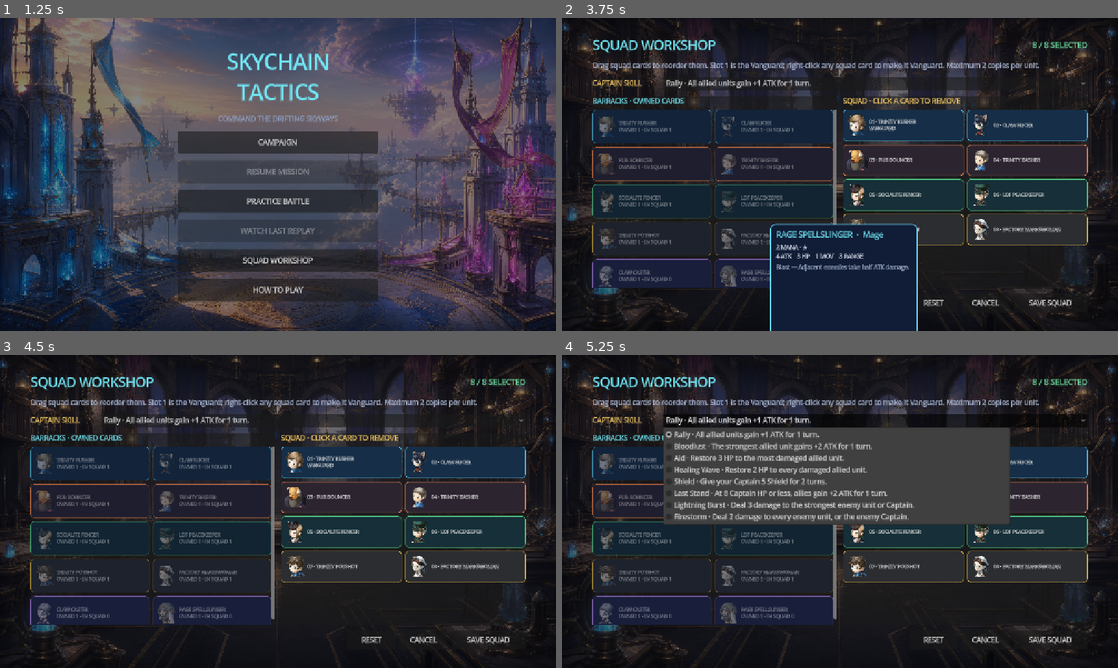
Above: before the commit, frames 1-4 (two rows, left to right).
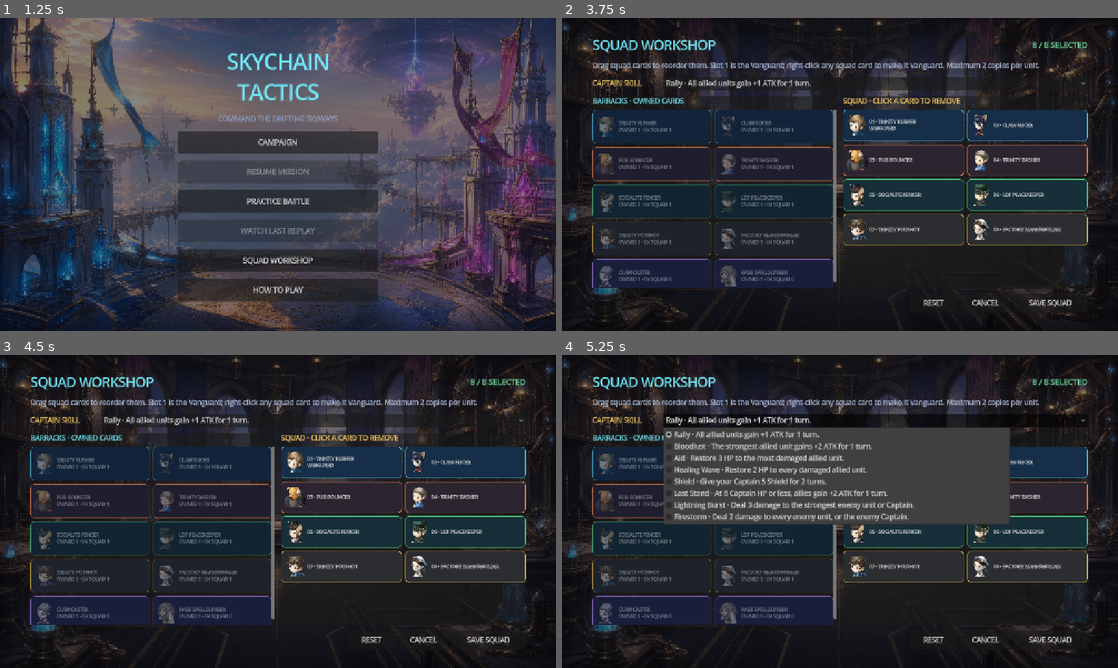
Above: after the commit, the same moments.

Repository: prldd/HeavenStrike
Game: Godot game, scene res://main.tscn
The game is run twice, just before and just after one commit, with the same random seed, the same clock (stepped at 60 frames per second) and the same inputs.
Inputs (mouse positions are in pixels of both pictures, inside the frame that each line leads up to):
- Up to frame 1 (1.25 s): click (539, 33) at 0.5 s, where only the run after the commit has a clickable "⚙"
- Up to frame 2 (3.75 s): click (856, 268) at 1.25 s, where only the run before the commit has a clickable "ANIM ON"; click (901, 268) at 2 s, where only the run before the commit has a clickable "MOTION FULL"; click (940, 268) at 2.75 s, where only the run before the commit has a clickable "LOG"; click "SPEED 1×" at 3.5 s
- Up to frame 3 (4.5 s): click "SQUAD" at 4.25 s
- Up to frame 4 (5.25 s): click "Rally · All allied units gain…" at 5 s

Frame 1 is identical in both runs. In frame 2, 7.4% of the frame differs, in the area x 37-64%, y 65-100%; in frame 3, less than 0.1%; in frame 4, less than 0.1%.

Commit message:
Added a settings gear to the upper-right header containing: Sound Animation Motion Combat Log How to Play These controls were removed from the gameplay action bar and remain accessible during battles and replays

Diff:
--- a/scripts/main.gd
+++ b/scripts/main.gd
@@ -66,6 +66,8 @@
 var audio_button: Button
 var animation_button: Button
 var motion_button: Button
+var settings_button: Button
+var settings_panel: PanelContainer
 var battle_audio: BattleAudio
 var battle_simulator: BattleSimulator
 var combat_log_panel: PanelContainer
@@ -198,9 +200,17 @@
 	turn_label.add_theme_font_size_override("font_size", 18)
 	header.add_child(turn_label)
 
-	var header_balance := Control.new()
+	var header_balance := HBoxContainer.new()
 	header_balance.custom_minimum_size.x = 170
+	header_balance.alignment = BoxContainer.ALIGNMENT_END
 	header.add_child(header_balance)
+	settings_button = Button.new()
+	settings_button.text = "⚙"
+	settings_button.tooltip_text = "Settings"
+	settings_button.custom_minimum_size = Vector2(46, 42)
+	settings_button.add_theme_font_size_override("font_size", 22)
+	settings_button.pressed.connect(_toggle_settings)
+	header_balance.add_child(settings_button)
 
 	board = BoardViewScript.new()
 	board.custom_minimum_size = Vector2(0, 370)
@@ -246,41 +256,6 @@
 	speed_button.pressed.connect(_cycle_resolution_speed)
 	action_row.add_child(speed_button)
 
-	audio_button = Button.new()
-	audio_button.text = "SOUND 100%"
-	audio_button.tooltip_text = "Cycle battle audio volume or mute it."
-	audio_button.custom_minimum_size.x = 96
-	audio_button.pressed.connect(_cycle_audio)
-	action_row.add_child(audio_button)
-
-	animation_button = Button.new()
-	animation_button.text = "ANIM ON"
-	animation_button.tooltip_text = "Skip or restore battle animations."
-	animation_button.custom_minimum_size.x = 76
-	animation_button.pressed.connect(_toggle_animation_skip)
-	action_row.add_child(animation_button)
-
-	motion_button = Button.new()
-	motion_button.text = "MOTION FULL"
-	motion_button.tooltip_text = "Reduce lunges, shake, and animation duration."
-	motion_button.custom_minimum_size.x = 102
-	motion_button.pressed.connect(_toggle_reduced_motion)
-	action_row.add_child(motion_button)
-
-	var log_button := Button.new()
-	log_button.text = "LOG"
-	log_button.tooltip_text = "Show or hide the combat action log."
-	log_button.custom_minimum_size.x = 54
-	log_button.pressed.connect(_toggle_combat_log)
-	action_row.add_child(log_button)
-
-	var help_button := Button.new()
-	help_button.text = "?"
-	help_button.tooltip_text = "How to play"
-	help_button.custom_minimum_size.x = 42
-	help_button.pressed.connect(_open_tutorial)
-	action_row.add_child(help_button)
-
 	var squad_button := Button.new()
 	squad_button.text = "SQUAD"
 	squad_button.tooltip_text = "Choose the 8 units in your battle squad."
@@ -307,6 +282,7 @@
 	root.add_child(hand_row)
 
 	_build_combat_log()
+	_build_settings_menu()
 	_build_overlay()
 	_build_tutorial()
 	_build_squad_builder()
@@ -315,6 +291,63 @@
 	_build_hover_card()
 	_build_replay_controls()
 	_build_replay_squad_overlay()
+
+func _build_settings_menu() -> void:
+	settings_panel = PanelContainer.new()
+	settings_panel.set_anchor(SIDE_LEFT, 1.0)
+	settings_panel.set_anchor(SIDE_RIGHT, 1.0)
+	settings_panel.offset_left = -238
+	settings_panel.offset_right = -18
+	settings_panel.offset_top = 64
+	settings_panel.offset_bottom = 326
+	settings_panel.z_index = 90
+	settings_panel.visible = false
+	add_child(settings_panel)
+
+	var layout := VBoxContainer.new()
+	layout.add_theme_constant_override("separation", 8)
+	settings_panel.add_child(layout)
+	var title := Label.new()
+	title.text = "SETTINGS"
+	title.horizontal_alignment = HORIZONTAL_ALIGNMENT_CENTER
+	title.add_theme_color_override("font_color", Color("#71e6f5"))
+	layout.add_child(title)
+
+	audio_button = _settings_action("SOUND 100%", "Cycle battle audio volume or mute it.")
+	audio_button.pressed.connect(_cycle_audio)
+	layout.add_child(audio_button)
+	animation_button = _settings_action("ANIM ON", "Skip or restore battle animations.")
+	animation_button.pressed.connect(_toggle_animation_skip)
+	layout.add_child(animation_button)
+	motion_button = _settings_action(
+		"MOTION FULL", "Reduce lunges, shake, and animation duration."
+	)
+	motion_button.pressed.connect(_toggle_reduced_motion)
+	layout.add_child(motion_button)
+	var log_button := _settings_action("COMBAT LOG", "Show or hide the combat action log.")
+	log_button.pressed.connect(_open_combat_log_from_settings)
+	layout.add_child(log_button)
+	var help_button := _settings_action("HOW TO PLAY", "Open the field briefing.")
+	help_button.pressed.connect(_open_tutorial_from_settings)
+	layout.add_child(help_button)
+
+func _settings_action(label: String, tooltip: String) -> Button:
+	var button := Button.new()
+	button.text = label
+	button.tooltip_text = tooltip
+	button.custom_minimum_size.y = 38
+	return button
+
+func _toggle_settings() -> void:
+	settings_panel.visible = not settings_panel.visible
+
+func _open_combat_log_from_settings() -> void:
+	settings_panel.visible = false
+	_toggle_combat_log()
+
+func _open_tutorial_from_settings() -> void:
+	settings_panel.visible = false
+	_open_tutorial()
 
 func _build_combat_log() -> void:
 	combat_log_panel = PanelContainer.new()
@@ -1225,6 +1258,8 @@
 func _show_main_menu() -> void:
 	if get_tree().paused:
 		get_tree().paused = false
+	if settings_panel != null:
+		settings_panel.visible = false
 	replay_mode = false
 	replay_playing = false
 	if replay_panel != null:
@@ -1263,6 +1298,7 @@
 	_rebuild_mission_list()
 
 func _open_last_replay() -> void:
+	settings_panel.visible = false
 	replay_history = BattleSimulatorScript.load_replay_history(REPLAY_HISTORY_PATH)
 	if replay_history.is_empty():
 		var legacy_replay: Dictionary = BattleSimulatorScript.load_replay(REPLAY_PATH)
--- a/tests/ui_smoke_test.gd
+++ b/tests/ui_smoke_test.gd
@@ -26,6 +26,12 @@
 	assert(game.audio_button.text == "SOUND 100%")
 	assert(game.animation_button.text == "ANIM ON")
 	assert(game.motion_button.text == "MOTION FULL")
+	assert(game.audio_button.get_parent().get_parent() == game.settings_panel)
+	assert(not game.settings_panel.visible)
+	game._toggle_settings()
+	assert(game.settings_panel.visible)
+	game._toggle_settings()
+	assert(not game.settings_panel.visible)
 	game._toggle_animation_skip()
 	assert(game.skip_animations)
 	game._toggle_animation_skip()
